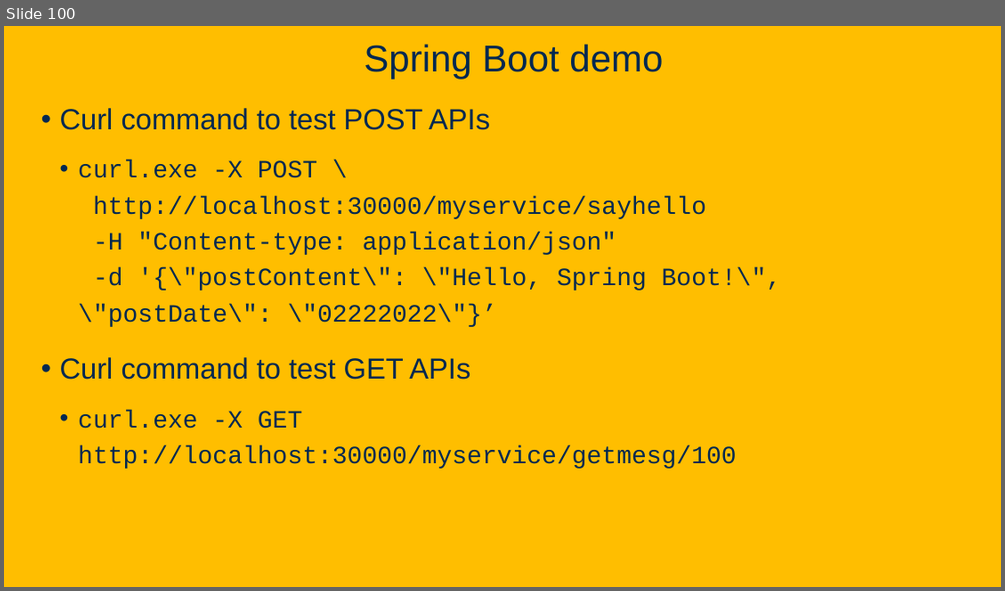
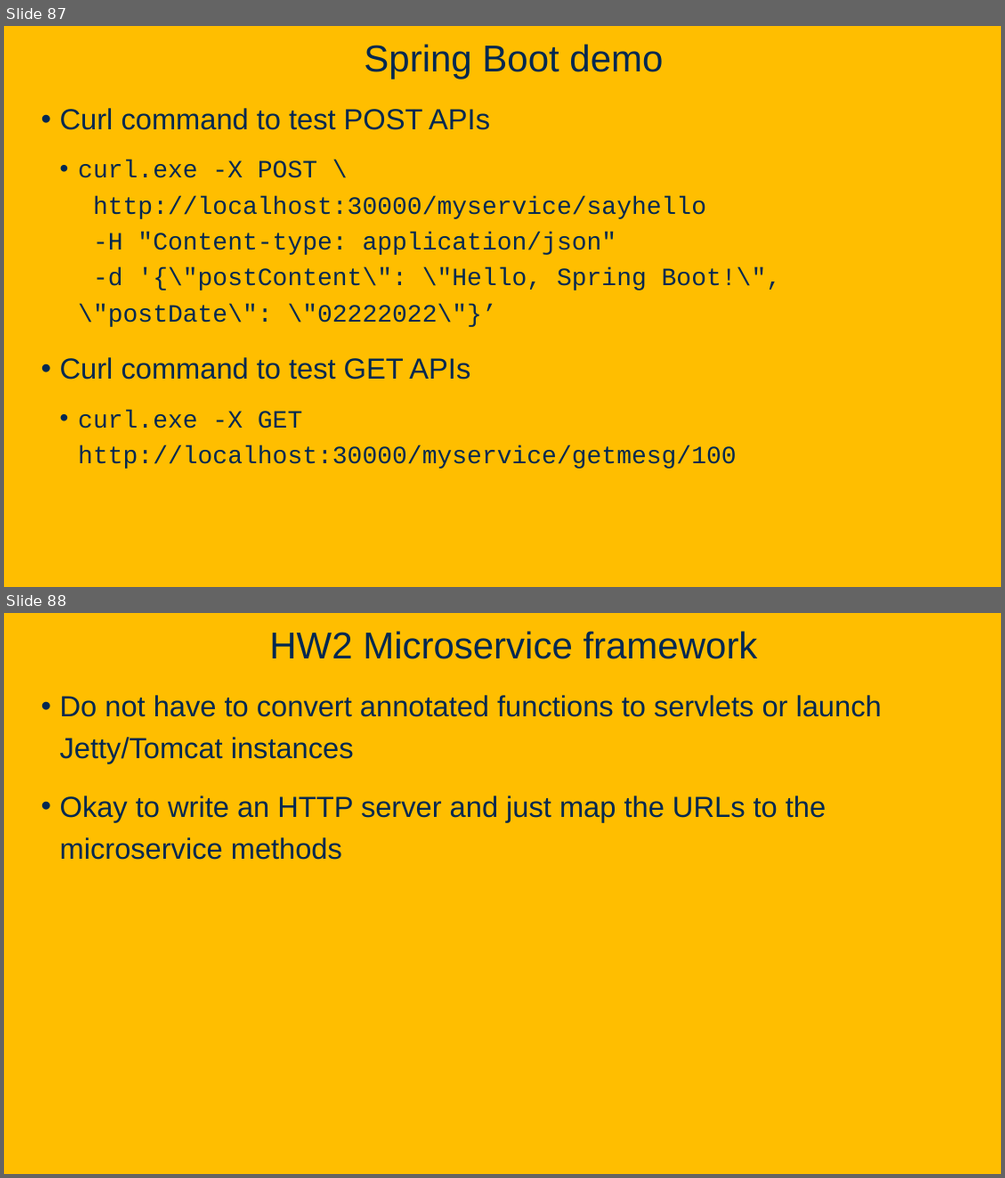
Before and after one commit to davsec-teaching/ecs160-f25, a slide deck: slides/6_software_architecture.pptx. Shown one above the other, each under a label of ours: slide 100 before the commit, slides 87 and 88 after it. The pictures are 1005x591 and 1005x1178 pixels, drawn with LibreOffice and Linux fonts; fonts in the diff are those of the drawing; background and template pictures are left out. Boxes give left, top, right and bottom in pixels: in the first picture for what was removed or moved away, otherwise in the second. Text is boxed around its words. In the diff, an @@ line names an element or a change of style, - is before the commit and + after.

```diff
--- a/slides/6_software_architecture.pptx
+++ b/slides/6_software_architecture.pptx
@@ slide 88 added at [4, 613, 1001, 1174], background picture (left out) @@
@@ title added at [269, 631, 758, 659], 36 pt, text #022850 @@
+HW2 Microservice framework
@@ text added at [60, 695, 882, 860], 28 pt, text #022850 @@
+• Do not have to convert annotated functions to servlets or launch Jetty/Tomcat instances
+• Okay to write an HTTP server and just map the URLs to the microservice methods
@@ what was slide 100 is now slide 87 @@
```
Also in this commit, not shown: 9 slides changed, 15 other slides added.
